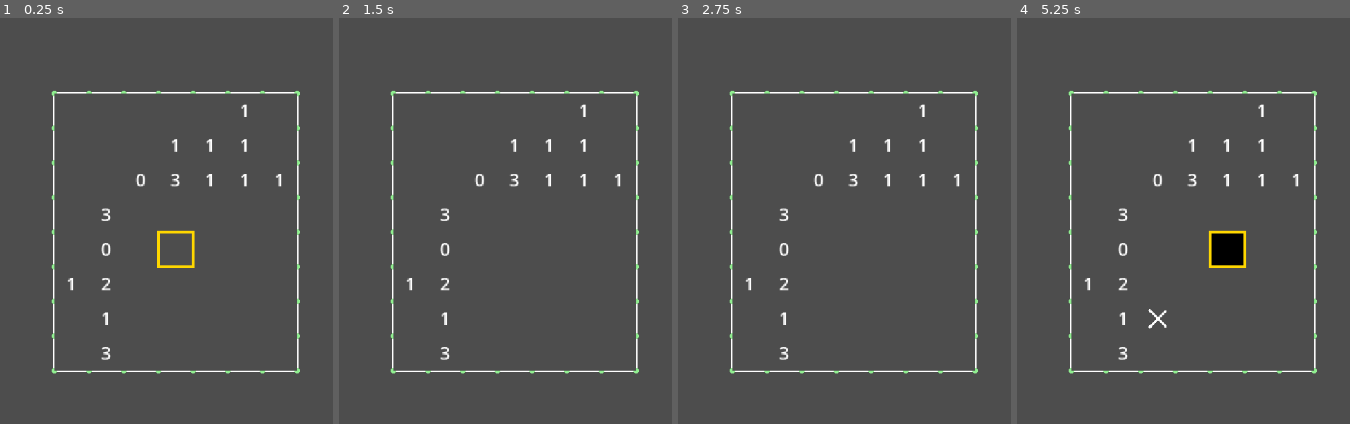
Above: before the commit, frames 1-4 (left to right).
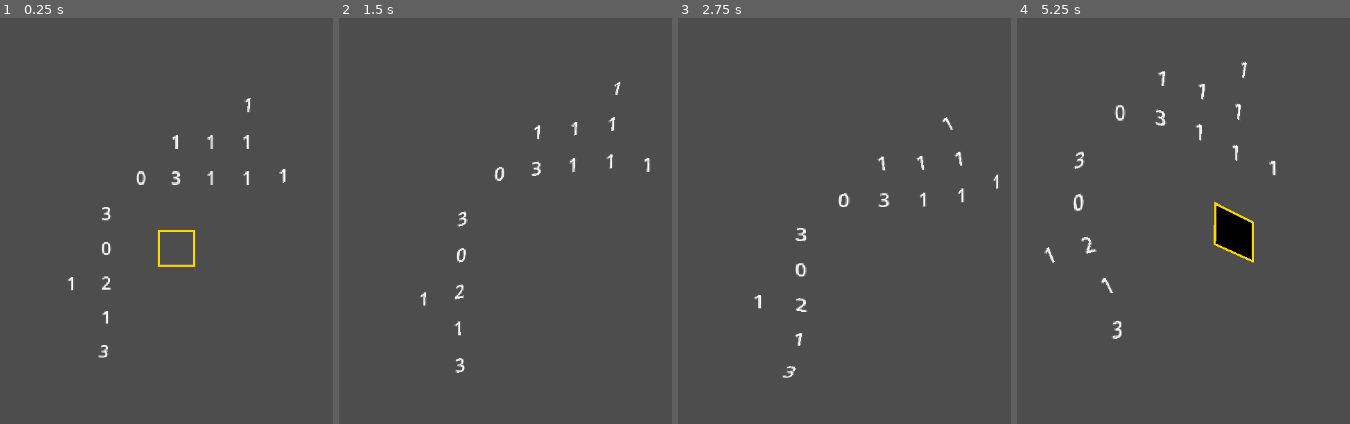
Above: after the commit, the same moments.

Repository: kennethbchen/Medical-Malpicross-Game
Game: Godot game, scene res://scenes/game.tscn
The game is run twice, just before and just after one commit, with the same random seed, the same clock (stepped at 60 frames per second) and the same inputs.
Inputs (mouse positions are in pixels of both pictures, inside the frame that each line leads up to):
- Up to frame 1 (0.25 s): no input
- Up to frame 2 (1.5 s): move the mouse to (outside the picture) at 0.52 s; press the mouse at (outside the picture) at 0.53 s; move the mouse to (355, 265) at 1.27 s; release the mouse at (355, 265) at 1.28 s; right-click (355, 265) at 1.35 s
- Up to frame 3 (2.75 s): move the mouse to (934, 143) at 2.02 s; press the mouse at (934, 143) at 2.03 s
- Up to frame 4 (5.25 s): move the mouse to (1153, 330) at 2.77 s; release the mouse at (1153, 330) at 2.78 s; right-click (1153, 330) at 2.85 s; move the mouse to (outside the picture) at 3.52 s; press the mouse at (outside the picture) at 3.53 s; move the mouse to (outside the picture) at 4.27 s; release the mouse at (outside the picture) at 4.28 s; right-click (outside the picture) at 4.35 s; move the mouse to (1233, 241) at 5.02 s; press the mouse at (1233, 241) at 5.03 s

The runs differ from the first frame. In frame 1, 2.8% of the frame differs, in the area x 15-91%, y 17-88%; in frame 2, 3.0%; in frame 3, 3.1%; in frame 4, 4.8%, in the area x 8-91%, y 10-88%.

Commit message:
Added some slight movement in flesh sim

Diff:
--- a/scenes/game.tscn
+++ b/scenes/game.tscn
@@ -7,6 +7,12 @@
 [ext_resource type="Script" uid="uid://dra4lijujrmwu" path="res://scripts/puzzle_viewport.gd" id="5_p57ef"]
 [ext_resource type="Script" uid="uid://cdsemgxjyhjng" path="res://scripts/cursor.gd" id="6_p57ef"]
 [ext_resource type="Script" uid="uid://dih8wwvotb5tk" path="res://scripts/puzzle_drawer.gd" id="7_u5sy4"]
+
+[sub_resource type="FastNoiseLite" id="FastNoiseLite_u5sy4"]
+seed = 3
+
+[sub_resource type="FastNoiseLite" id="FastNoiseLite_gee14"]
+seed = 16
 
 [sub_resource type="ViewportTexture" id="ViewportTexture_iywne"]
 viewport_path = NodePath("PuzzleController/PuzzleViewport")
@@ -22,7 +28,9 @@
 
 [node name="FleshSim" type="Node2D" parent="PuzzleController"]
 script = ExtResource("2_u5sy4")
-draw_sim = true
+x_noise = SubResource("FastNoiseLite_u5sy4")
+y_noise = SubResource("FastNoiseLite_gee14")
+hide_fixed = false
 metadata/_edit_group_ = true
 
 [node name="GridMesh2D" type="MeshInstance2D" parent="PuzzleController"]
--- a/scripts/simulation/flesh_sim.gd
+++ b/scripts/simulation/flesh_sim.gd
@@ -1,6 +1,14 @@
 extends "res://scripts/simulation/point_grid.gd"
 
 var drag: bool = false
+
+@export var x_noise: Noise
+@export var y_noise: Noise
+
+@export var noise_speed: float = 15
+@export var noise_amplitude: float = 128
+
+var target_fixed_point_offset: Vector2
 
 func _unhandled_input(event: InputEvent) -> void:
 	if event.is_action_pressed("debug_click"):
@@ -10,5 +18,12 @@
 
 func _physics_process(delta: float) -> void:
 	super(delta)
-	if drag:
-		fixed_point_offset = get_global_mouse_position() - global_position
+
+	target_fixed_point_offset = -(get_global_mouse_position() - global_position).normalized() * 45
+
+	var fixed_point_noise = Vector2(x_noise.get_noise_1d(Time.get_ticks_msec() / 1000.0 * noise_speed), \
+		y_noise.get_noise_1d(Time.get_ticks_msec() / 1000.0 * noise_speed
+	)) * noise_amplitude
+
+	print(fixed_point_noise)
+	fixed_point_offset = lerp(fixed_point_offset, target_fixed_point_offset + fixed_point_noise, 1 - exp(-20 * delta))
Not shown: 1 places in scenes/game.tscn that only renumber resources
